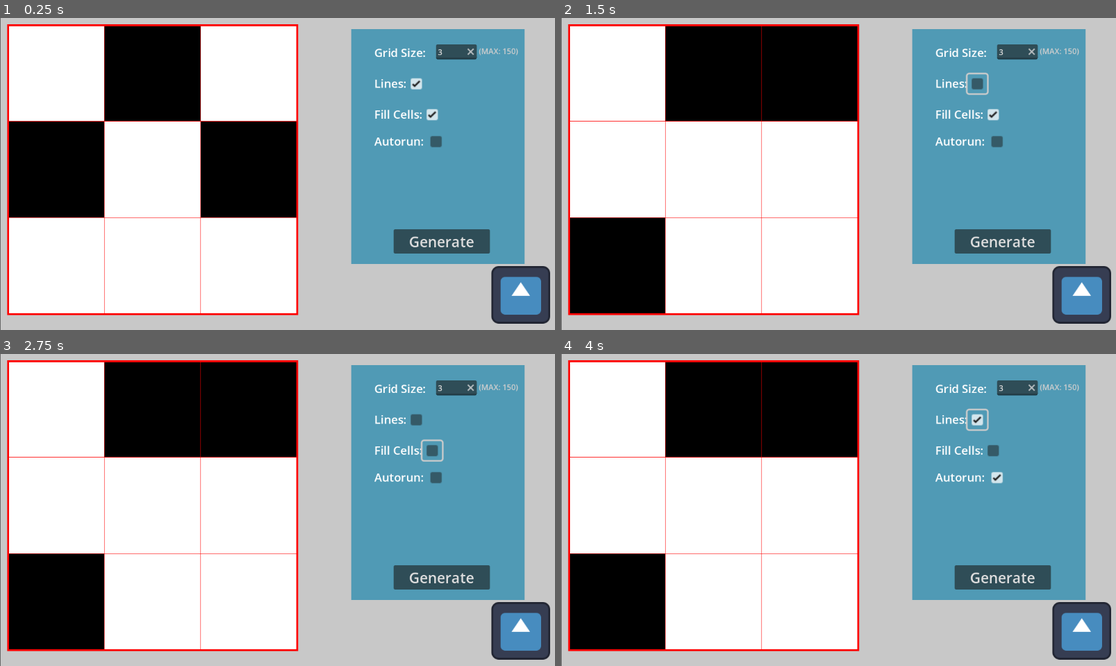
Above: before the commit, frames 1-4 (two rows, left to right).
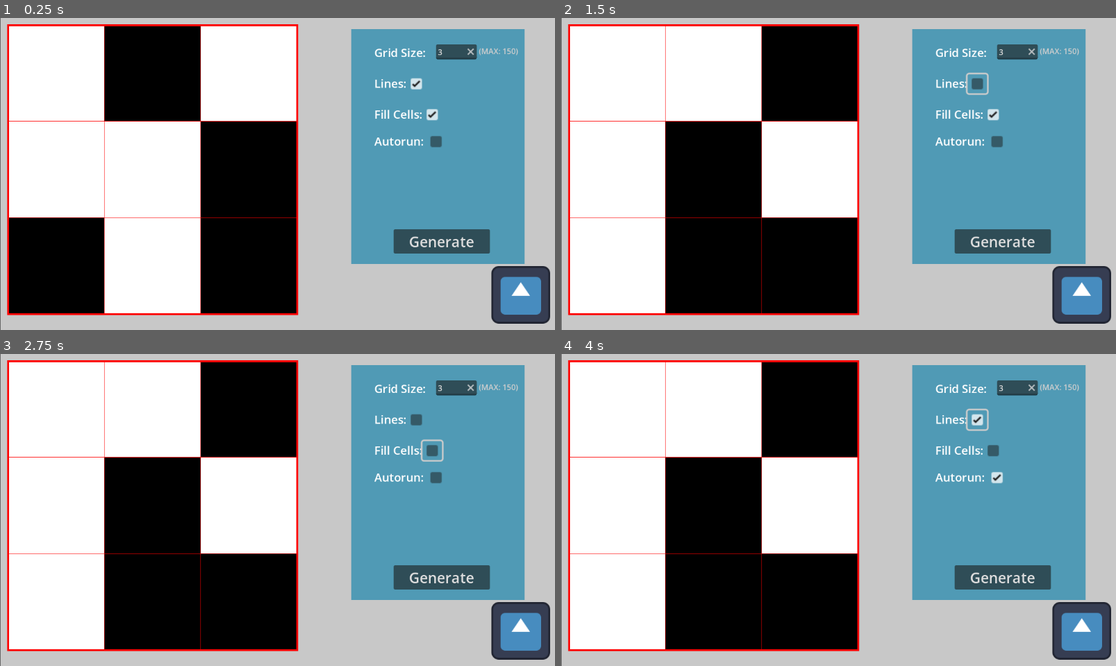
Above: after the commit, the same moments.

Repository: Dev-Ranma/Grid-Base
Game: Godot game, scene res://Root.tscn
Same seed, same stepped clock (60 frames per second), same inputs: the game is played once before the commit and once after it. The engine's default icon, where the game draws it, is replaced by a stand-in: a white triangle on a blue panel in a dark square.
Inputs (mouse positions are in pixels of both pictures, inside the frame that each line leads up to):
- Up to frame 1 (0.25 s): no input
- Up to frame 2 (1.5 s): click "Generate" at 0.5 s; click (977, 83) at 1.25 s
- Up to frame 3 (2.75 s): click (432, 450) at 2 s
- Up to frame 4 (4 s): click (999, 478) at 2.75 s; click (977, 419) at 3.5 s

The runs differ from the first frame. In frame 1, 16% of the frame differs, in the area x 1-54%, y 33-95%; in frame 2, 27%, in the area x 1-54%, y 2-95%; in frame 3, 27%; in frame 4, 27%.

Commit message:
Version 1.2
Changed the matrix and true/false grid cell fill system, autorun time still work in progress

Diff:
--- a/Root.tscn
+++ b/Root.tscn
@@ -114,6 +114,7 @@
 text = "Generate"
 
 [node name="Autorun" type="Label" parent="Panel"]
+layout_mode = 0
 offset_left = 48.0
 offset_top = 216.0
 offset_right = 155.0
@@ -129,9 +130,19 @@
 offset_bottom = 22.0
 scale = Vector2(1.68, 1.64)
 
+[node name="MenuBar" type="MenuBar" parent="Panel"]
+layout_mode = 0
+offset_left = 48.0
+offset_top = 256.0
+offset_right = 88.0
+offset_bottom = 296.0
+
+[node name="Timer" type="Timer" parent="."]
+
 [connection signal="editing_toggled" from="Panel/Grid Size/gridNum Input" to="." method="_on_grid_num_input_editing_toggled"]
 [connection signal="text_changed" from="Panel/Grid Size/gridNum Input" to="." method="_on_grid_num_input_text_changed"]
 [connection signal="toggled" from="Panel/Lines/displayLinesCheck" to="." method="_on_display_lines_check_toggled"]
 [connection signal="toggled" from="Panel/Fill Cells/fillCellsCheck" to="." method="_on_fill_cells_check_toggled"]
 [connection signal="pressed" from="Panel/Generate Button" to="." method="_on_generate_button_pressed"]
 [connection signal="toggled" from="Panel/Autorun/autorun Check" to="." method="_on_autorun_check_toggled"]
+[connection signal="timeout" from="Timer" to="." method="_on_timer_timeout"]
--- a/node_2d.gd
+++ b/node_2d.gd
@@ -4,6 +4,7 @@
 var cellCoordsY : Array = [1]
 var cellCoordsBool : PackedByteArray = []
 var cellCoordsTrue : PackedVector2Array = []
+var cellGridIndex : Array[Array] # 0: X-Coordinate, 1: Y-Coordinate, 2: Cell Fill
 var GridX : float = 600.0
 var GridY : float = 600.0
 var cellNum : int = 3 #150 is hard limit for number of grid lines
@@ -11,6 +12,7 @@
 var areCellsFilled : bool = true
 var autorunPre : bool
 var autorunPost : bool
+@onready var timer = $Timer
 
 
 func _ready() -> void:
@@ -33,10 +35,8 @@
 	draw_rect(Rect2(0.0, 0.0, GridX, GridY), Color.WHITE, true, -1)
 
 	while i < (cellNum * cellNum):
-		if cellCoordsBool[i] == 1:
-			pass
-			#print(((float(cellCoordsTrue[i].x) / float(cellNum)) * 600 ), ", ", ((float(cellCoordsTrue[i].y) / float(cellNum)) * 600))
-			draw_rect(Rect2((((cellCoordsTrue[i].x - 1.0) / float(cellNum)) * 600 ), (((cellCoordsTrue[i].y - 1.0)/ float(cellNum)) * 600 ), cellWidth, cellHeight), Color.BLACK, true)
+		if cellGridIndex[i][2] == 1:
+			draw_rect(Rect2((((cellGridIndex[i][0] - 1.0) / float(cellNum)) * 600 ), (((cellGridIndex[i][1] - 1.0)/ float(cellNum)) * 600 ), cellWidth, cellHeight), Color.BLACK, true)
 		i += 1
 
 	draw_rect(Rect2(0.0, 0.0, GridX, GridY), Color.RED, false, 4)
@@ -54,13 +54,16 @@
 
 func _grid_points():
 	var i : int = 1
-	while i < (cellNum):
-		i += 1
-		cellCoordsX.append(i)
-		cellCoordsY.append(i)
-	cellCoordsTrue.resize((cellNum * cellNum))
-	cellCoordsBool.resize((cellNum * cellNum))
-	cellCoordsBool.fill(0)
+	var x : int = 0
+	var y : int = 0
+
+	for cell in (cellNum * cellNum):
+		cellGridIndex.resize(cellNum * cellNum)
+		cellGridIndex[cell] = [(x+1), (y+1), 0]
+		x += 1
+		if x == cellNum:
+			x = 0
+			y += 1
 
 func _cell_fill_in():
 	var randCellsX : PackedInt32Array = []
@@ -72,8 +75,10 @@
 	while i < numOfFills:
 		i += 1
 		currentRand = randi_range(0, ((cellNum * cellNum) - 1))
-		cellCoordsBool[currentRand] = true
-		cellCoordsTrue[currentRand] = Vector2(randi_range(1, cellNum), randi_range(1, cellNum))
+		cellGridIndex[currentRand][2] = 1
+		#cellCoordsBool[currentRand] = true
+		#cellCoordsTrue[currentRand] = Vector2(randi_range(1, cellNum), randi_range(1, cellNum))
+	#print(cellGridIndex)
 
 func _ret_to_go():
 	_grid_points()
@@ -82,14 +87,13 @@
 	queue_redraw()
 
 func _on_generate_button_pressed() -> void:
-	pass
-	_ret_to_go()
 	if autorunPre == true:
 		autorunPost = true
 		#print(autorunPost)
 	else:
 		autorunPost = false
 		#print(autorunPost)
+	_ret_to_go()
 
 func _on_grid_num_input_text_changed(new_text: String) -> void:
 	cellNum = clampi(int(new_text), 2, 150)
@@ -104,3 +108,6 @@
 func _on_autorun_check_toggled(toggled_on: bool) -> void:
 	autorunPre = toggled_on
 	#print(autorunPre)
+
+func _on_timer_timeout() -> void:
+	pass
